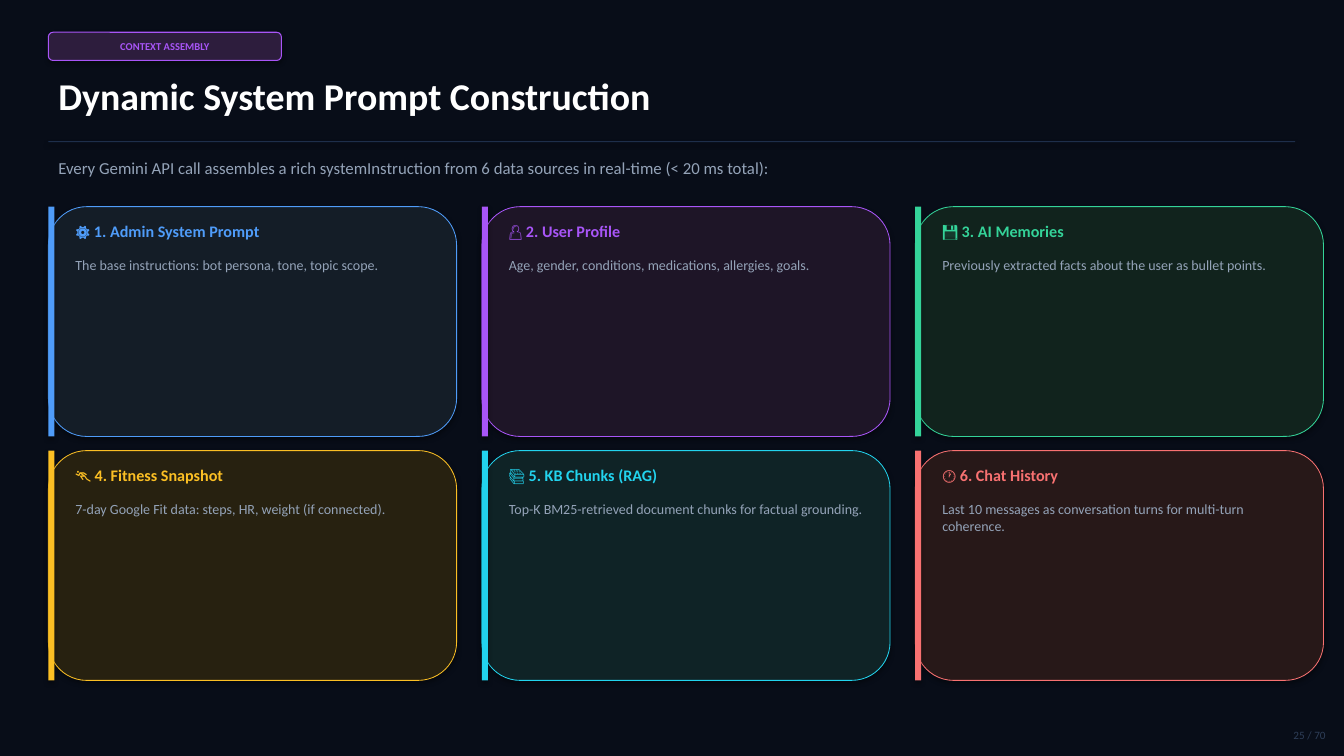
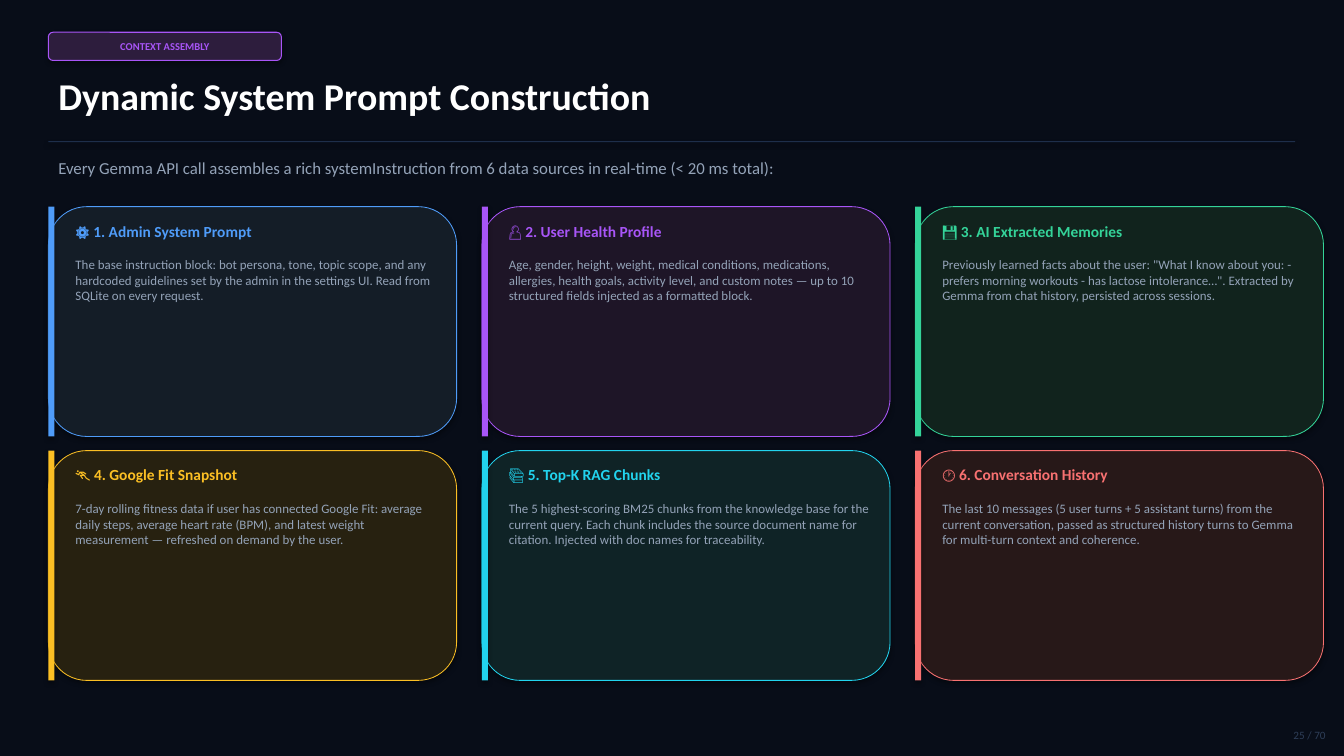
Before and after one commit to Bashab18/Chatbot, a slide deck: slide 25 of presentation/CIRA_Chatbot_Presentation.pptx. Drawn at 1344x756 pixels with LibreOffice and Linux fonts; fonts in the diff are those of the drawing. Boxes give left, top, right and bottom in pixels: in the first picture for what was removed or moved away, otherwise in the second. Text is boxed around its words. In the diff, an @@ line names an element or a change of style, - is before the commit and + after.

```diff
--- a/presentation/CIRA_Chatbot_Presentation.pptx
+++ b/presentation/CIRA_Chatbot_Presentation.pptx
@@ text at box(58, 162, 773, 177): text changed @@
-Every Gemini API call assembles a rich systemInstruction from 6 data sources in real-time (< 20 ms total):
+Every Gemma API call assembles a rich systemInstruction from 6 data sources in real-time (< 20 ms total):
@@ text "⚙️ 1. Admin System Prompt" at box(93, 226, 252, 240): size 11.5 to 11 pt @@
@@ text at box(525, 226, 662, 237): text changed; size 11.5 to 11 pt @@
-👤 2. User Profile
+👤 2. User Health Profile
@@ text at box(961, 226, 1122, 237): text changed; size 11.5 to 11 pt @@
-💾 3. AI Memories
+💾 3. AI Extracted Memories
@@ text at box(75, 260, 430, 302): text changed; size 10 to 9.2 pt @@
-The base instructions: bot persona, tone, topic scope.
+The base instruction block: bot persona, tone, topic scope, and any hardcoded guidelines set by the admin in the settings UI. Read from SQLite on every request.
@@ text at box(509, 260, 854, 302): text changed; size 10 to 9.2 pt @@
-Age, gender, conditions, medications, allergies, goals.
+Age, gender, height, weight, medical conditions, medications, allergies, health goals, activity level, and custom notes — up to 10 structured fields injected as a formatted block.
@@ text at box(942, 260, 1294, 302): text changed; size 10 to 9.2 pt @@
-Previously extracted facts about the user as bullet points.
+Previously learned facts about the user: "What I know about you: - prefers morning workouts - has lactose intolerance…". Extracted by Gemma from chat history, persisted across sessions.
@@ text at box(94, 469, 237, 483): text changed; size 11.5 to 11 pt @@
-🏃 4. Fitness Snapshot
+🏃 4. Google Fit Snapshot
@@ text at box(528, 469, 660, 483): text changed; size 11.5 to 11 pt @@
-📚 5. KB Chunks (RAG)
+📚 5. Top-K RAG Chunks
@@ text at box(959, 469, 1108, 483): text changed; size 11.5 to 11 pt @@
-🕐 6. Chat History
+🕐 6. Conversation History
@@ text at box(75, 504, 422, 546): text changed; size 10 to 9.2 pt @@
-7-day Google Fit data: steps, HR, weight (if connected).
+7-day rolling fitness data if user has connected Google Fit: average daily steps, average heart rate (BPM), and latest weight measurement — refreshed on demand by the user.
@@ text at box(509, 504, 869, 546): text changed; size 10 to 9.2 pt @@
-Top-K BM25-retrieved document chunks for factual grounding.
+The 5 highest-scoring BM25 chunks from the knowledge base for the current query. Each chunk includes the source document name for citation. Injected with doc names for traceability.
@@ text at box(942, 504, 1293, 544): text changed; size 10 to 9.2 pt @@
-Last 10 messages as conversation turns for multi-turn coherence.
+The last 10 messages (5 user turns + 5 assistant turns) from the current conversation, passed as structured history turns to Gemma for multi-turn context and coherence.
```
Also in this commit, not shown: 40 other slides changed, 1 other file.
